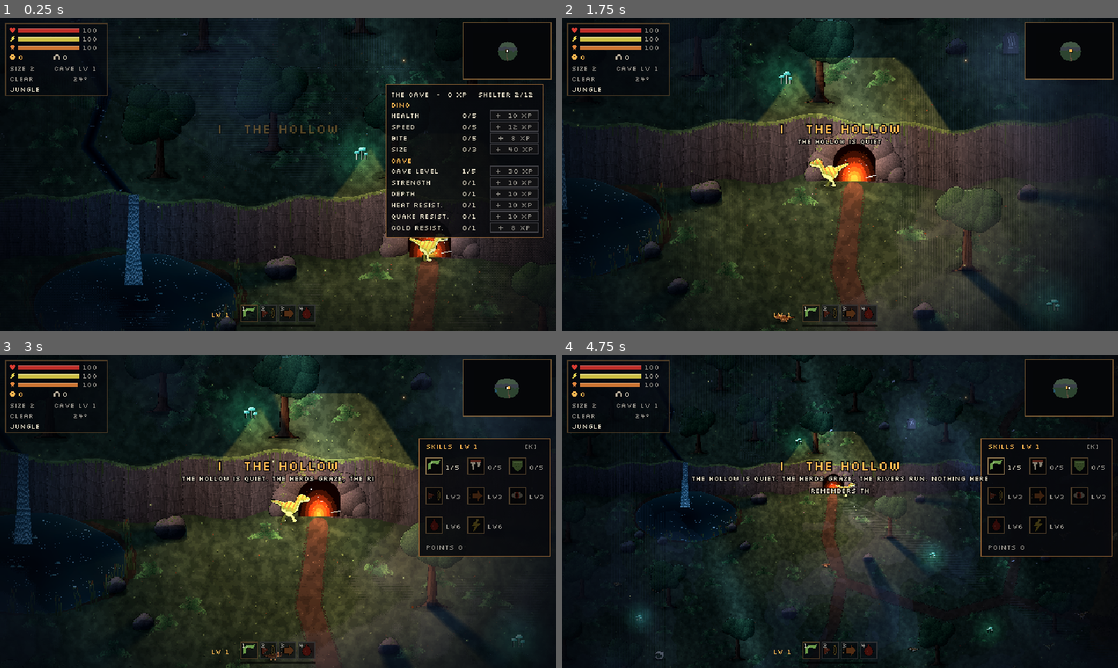
Above: before the commit, frames 1-4 (two rows, left to right).
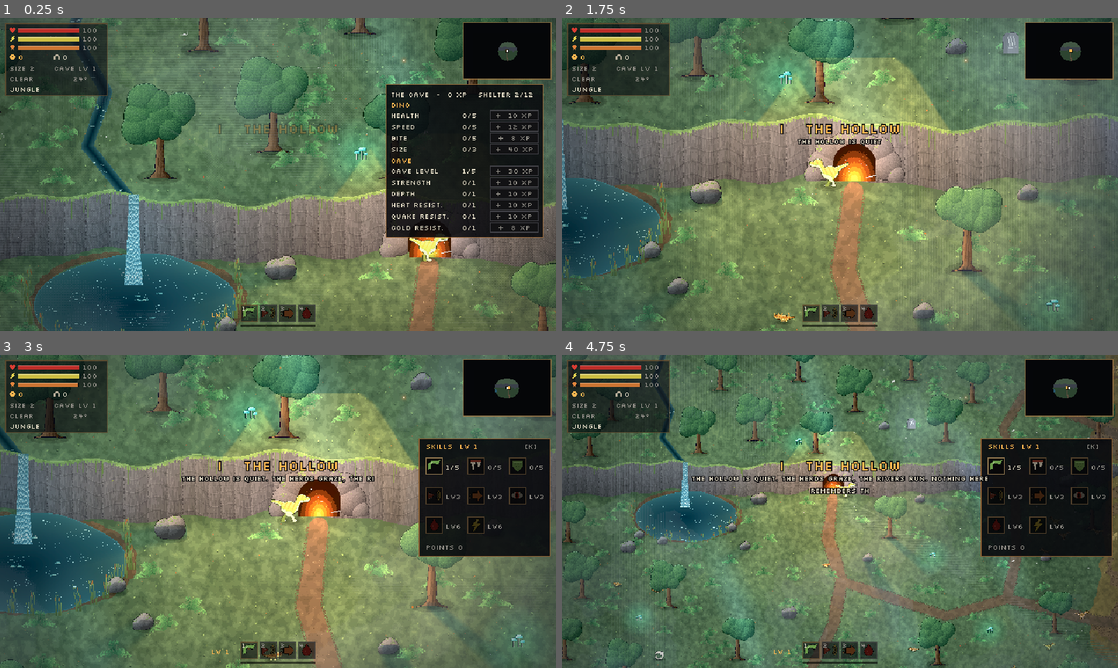
Above: after the commit, the same moments.

Repository: bl0rb/EXTINCTION-HOLLOW
Game: Godot game, scene res://scenes/main.tscn
Two runs of this game, one before a commit and one after it. Both use one fixed random seed, a clock stepped at 60 frames per second and the inputs below.
Inputs (mouse positions are in pixels of both pictures, inside the frame that each line leads up to):
- Up to frame 1 (0.25 s): no input
- Up to frame 2 (1.75 s): move the mouse to (962, 158) at 0.52 s; press the mouse at (962, 158) at 0.53 s; move the mouse to (728, 190) at 1.27 s; release the mouse at (728, 190) at 1.28 s; click (728, 190) at 1.35 s
- Up to frame 3 (3 s): move the mouse to (333, 442) at 2.02 s; hold K (talents) 2.03-2.78 s; click (333, 442) at 2.3 s; move the mouse to (483, 498) at 2.77 s; tap Mouse wheel up (zoom_in) at 2.85 s
- Up to frame 4 (4.75 s): click (1045, 498) at 3.05 s; move the mouse to (1006, 558) at 3.52 s; hold Mouse wheel down (zoom_out) 3.53-4.28 s; click (1006, 558) at 3.8 s; move the mouse to (673, 464) at 4.27 s; click (673, 464) at 4.35 s

The runs differ from the first frame. In frame 1, 82% of the frame differs, in the area x 0-100%, y 0-100%; in frame 2, 95%; in frame 3, 86%; in frame 4, 85%.

Commit message:
Day and night
- The sun rises and sets with the age's clock (a day is ten minutes):
  every weather has its own day and night light, and the low sun tints
  the morning and evening warm
- By day a grading pass lifts the dark palette like a camera's exposure,
  the vignette and the mist thin out and only real lights glow;
  fireflies only light up in the dark; underground stays dark

Co-Authored-By: Claude Opus 5.5 <noreply@anthropic.com>
Claude-Session: https://claude.ai/code/session_01Tu8t4uLbqjCwYJV3d5A4g1

Diff:
--- a/scripts/fireflies.gd
+++ b/scripts/fireflies.gd
@@ -12,6 +12,7 @@
 var _time := 0.0
 
 @onready var _player: Node2D = get_tree().get_first_node_in_group("player")
+@onready var _weather: Weather = get_tree().get_first_node_in_group("weather")
 
 
 func _ready() -> void:
@@ -23,6 +24,7 @@
 
 func _process(delta: float) -> void:
 	_time += delta
+	modulate.a = 1.0 - _weather.daylight # they only light up in the dark
 	var near := _player.global_position + Vector2(0, -12)
 	for i in count:
 		var vel := _vel[i].rotated(randf_range(-2.0, 2.0) * delta)
--- a/scripts/story.gd
+++ b/scripts/story.gd
@@ -105,7 +105,8 @@
 		phase = now
 		_pace_disasters()
 		chapter_started.emit(phase)
-	# the meteor lights the world orange-red in the last phases
+	# the days pass with the age (GAME_SPEC §142); the meteor lights the world orange-red in the last phases
+	weather.time_of_day = fmod(time / Weather.DAY_LENGTH + 0.3, 1.0)
 	weather.meteor_glow = clampf((progress() - 0.55) / 0.45, 0.0, 1.0) * 0.8
 	if warning():
 		_final_minutes(delta)
--- a/scripts/weather.gd
+++ b/scripts/weather.gd
@@ -3,15 +3,16 @@
 ## Weather (GAME_SPEC §30-§34, §149.15-16): long stable phases that blend into each other.
 ## Rain darkens the night and thickens the fog, heavy rain slows the dino, snow settles on the ground, ash follows eruptions.
 ## It also sets the soundscape (T094-T095): the rain, and the jungle's birds, insects and frogs.
+## Day and night (GAME_SPEC §142): the sun rises and sets, with warm light in the morning and evening; each weather has its day and night light.
 
 enum Kind { CLEAR, RAIN, HEAVY_RAIN, SNOW, ASH }
 
 const LOOKS := {
-	Kind.CLEAR: {"name": "CLEAR", "light": Color(0.33, 0.38, 0.52), "fog": 1.0, "fog_color": Color(0.6, 0.7, 0.85), "wind": 1.0, "temp": 0.0, "speed": 1.0},
-	Kind.RAIN: {"name": "RAIN", "light": Color(0.27, 0.31, 0.43), "fog": 1.5, "fog_color": Color(0.55, 0.64, 0.78), "wind": 1.8, "temp": -4.0, "speed": 1.0},
-	Kind.HEAVY_RAIN: {"name": "HEAVY RAIN", "light": Color(0.21, 0.25, 0.36), "fog": 2.2, "fog_color": Color(0.5, 0.58, 0.72), "wind": 3.0, "temp": -7.0, "speed": 0.85},
-	Kind.SNOW: {"name": "SNOW", "light": Color(0.42, 0.46, 0.6), "fog": 1.4, "fog_color": Color(0.8, 0.85, 0.95), "wind": 1.3, "temp": -30.0, "speed": 0.85},
-	Kind.ASH: {"name": "ASH", "light": Color(0.36, 0.27, 0.24), "fog": 2.0, "fog_color": Color(0.5, 0.42, 0.38), "wind": 1.2, "temp": 3.0, "speed": 1.0},
+	Kind.CLEAR: {"name": "CLEAR", "light": Color(0.33, 0.38, 0.52), "day": Color(1.0, 0.97, 0.9), "fog": 1.0, "fog_color": Color(0.6, 0.7, 0.85), "wind": 1.0, "temp": 0.0, "speed": 1.0},
+	Kind.RAIN: {"name": "RAIN", "light": Color(0.27, 0.31, 0.43), "day": Color(0.74, 0.78, 0.84), "fog": 1.5, "fog_color": Color(0.55, 0.64, 0.78), "wind": 1.8, "temp": -4.0, "speed": 1.0},
+	Kind.HEAVY_RAIN: {"name": "HEAVY RAIN", "light": Color(0.21, 0.25, 0.36), "day": Color(0.58, 0.62, 0.7), "fog": 2.2, "fog_color": Color(0.5, 0.58, 0.72), "wind": 3.0, "temp": -7.0, "speed": 0.85},
+	Kind.SNOW: {"name": "SNOW", "light": Color(0.42, 0.46, 0.6), "day": Color(0.9, 0.93, 1.0), "fog": 1.4, "fog_color": Color(0.8, 0.85, 0.95), "wind": 1.3, "temp": -30.0, "speed": 0.85},
+	Kind.ASH: {"name": "ASH", "light": Color(0.36, 0.27, 0.24), "day": Color(0.72, 0.6, 0.52), "fog": 2.0, "fog_color": Color(0.5, 0.42, 0.38), "wind": 1.2, "temp": 3.0, "speed": 1.0},
 }
 ## Random weather; snow and ash come from events and the world phases.
 const CHANCES := {Kind.CLEAR: 5.0, Kind.RAIN: 3.0, Kind.HEAVY_RAIN: 1.0}
@@ -19,6 +20,8 @@
 const BASE_TEMPERATURE := 24.0
 const DUNGEON_TEMPERATURE := 14.0
 const DUNGEON_LIGHT := Color(0.13, 0.12, 0.16) ## underground only what glows can be seen
+const DAY_LENGTH := 600.0 ## seconds for a whole day and night
+const DAWN := Color(1.1, 0.78, 0.6) ## tints the light while the sun is low
 
 @export var min_duration := 70.0
 @export var max_duration := 160.0
@@ -28,6 +31,8 @@
 var quake := 0.0 ## extra wind while the ground shakes
 var look := {} ## current blend of the weather looks
 var meteor_glow := 0.0 ## 0..1, the meteor tints the night orange-red (GAME_SPEC §149.30)
+var time_of_day := 0.3 ## 0 midnight, 0.25 sunrise, 0.5 noon, 0.75 sunset; the story's clock moves it on
+var daylight := 0.0 ## 0 at night, 1 in full daylight
 var _time_left := 0.0
 var _blend := 1.0
 var _from := {}
@@ -38,12 +43,16 @@
 @onready var _night: CanvasModulate = get_node("../Night")
 @onready var _fog: ShaderMaterial = get_node("../Fog").material
 @onready var _cover: ShaderMaterial = get_node("../SnowCover").material
+@onready var _glow: Environment = get_node("../Glow").environment
+@onready var _vignette: ShaderMaterial = get_node("../Overlay/Vignette").material
+var _grade: ShaderMaterial ## lifts the colours by day
 @onready var _player: Player = get_tree().get_first_node_in_group("player")
 @onready var _volcano: Node2D = get_tree().get_first_node_in_group("volcano")
 
 
 func _ready() -> void:
 	_build_emitters()
+	_build_grade()
 	_rain_sound = Sound.loop(self, "rain")
 	_jungle_sound = Sound.loop(self, "jungle")
 	look = LOOKS[Kind.CLEAR].duplicate()
@@ -83,11 +92,15 @@
 	look.name = to.name
 	for key in ["fog", "wind", "temp", "speed"]:
 		look[key] = lerpf(_from[key], to[key], _blend)
-	for key in ["light", "fog_color"]:
+	for key in ["light", "day", "fog_color"]:
 		look[key] = (_from[key] as Color).lerp(to[key], _blend)
 	var underground := Biomes.at(_player.global_position) == Biomes.DUNGEON
-	_night.color = DUNGEON_LIGHT if underground else (look.light as Color).lerp(Story.METEOR_LIGHT, meteor_glow)
-	_fog.set_shader_parameter("density", 0.3 * look.fog)
+	_night.color = DUNGEON_LIGHT if underground else sky(look).lerp(Story.METEOR_LIGHT, meteor_glow)
+	var day := 0.0 if underground else daylight
+	_glow.glow_hdr_threshold = lerpf(0.8, 1.15, day) # only lights glow by day, not every bright stone
+	_grade.set_shader_parameter("lift", day)
+	_vignette.set_shader_parameter("strength", lerpf(0.75, 0.35, day))
+	_fog.set_shader_parameter("density", 0.3 * look.fog * (1.0 - 0.6 * daylight)) # the sun burns the mist away
 	_fog.set_shader_parameter("fog_color", look.fog_color)
 	RenderingServer.global_shader_parameter_set("wind", look.wind + quake)
 	var settle := 60.0 if kind == Kind.SNOW else 90.0
@@ -106,6 +119,15 @@
 	Sound.fade(_jungle_sound, 0.0 if underground else jungle * (1.0 - 0.6 * rain), delta, 0.25)
 
 
+## The light over the land for a weather look at this time of day.
+func sky(weather_look: Dictionary) -> Color:
+	var sun := sin((time_of_day - 0.25) * TAU) # -1 at midnight, 0 at sunrise and sunset, 1 at noon
+	daylight = smoothstep(-0.2, 0.35, sun)
+	var light := (weather_look.light as Color).lerp(weather_look.day, daylight)
+	var low_sun := clampf(1.0 - absf(sun) / 0.3, 0.0, 1.0)
+	return light.lerp(light * DAWN, low_sun)
+
+
 func _pick() -> Kind:
 	var total := 0.0
 	for k: Kind in CHANCES:
@@ -131,6 +153,19 @@
 			_emitter(null, 24, 6.0, Vector2(0.3, 1), 8.0, 16.0, Color(1.0, 0.55, 0.2), 1.0, ash_embers)],
 		Kind.CLEAR: [],
 	}
+
+
+## A full-screen pass over the world (below the HUD) that grades it by daylight.
+func _build_grade() -> void:
+	var rect := ColorRect.new()
+	rect.set_anchors_preset(Control.PRESET_FULL_RECT)
+	rect.mouse_filter = Control.MOUSE_FILTER_IGNORE
+	_grade = ShaderMaterial.new()
+	_grade.shader = load("res://shaders/grade.gdshader")
+	rect.material = _grade
+	var overlay := get_node("../Overlay")
+	overlay.add_child.call_deferred(rect)
+	overlay.move_child.call_deferred(rect, 0)
 
 
 func _emitter(texture: Texture2D, amount: int, lifetime: float, direction: Vector2, speed_min: float, speed_max: float,
--- /dev/null
+++ b/shaders/grade.gdshader
@@ -0,0 +1,14 @@
+shader_type canvas_item;
+// Daylight grading (GAME_SPEC §142): in full daylight the dark palette is lifted like a camera's exposure,
+// shadows and midtones brighten while bright colours keep their shading; at night it does nothing.
+
+uniform sampler2D screen : hint_screen_texture, filter_nearest;
+uniform float lift = 0.0; // 0 at night .. 1 at noon
+
+void fragment() {
+	vec3 c = texture(screen, SCREEN_UV).rgb;
+	vec3 graded = pow(c, vec3(1.0 / (1.0 + 0.75 * lift)));
+	float luma = dot(graded, vec3(0.299, 0.587, 0.114));
+	graded = mix(vec3(luma), graded, 1.0 + 0.3 * lift); // keep the colours from washing out
+	COLOR = vec4(clamp(graded, 0.0, 1.0), 1.0);
+}
